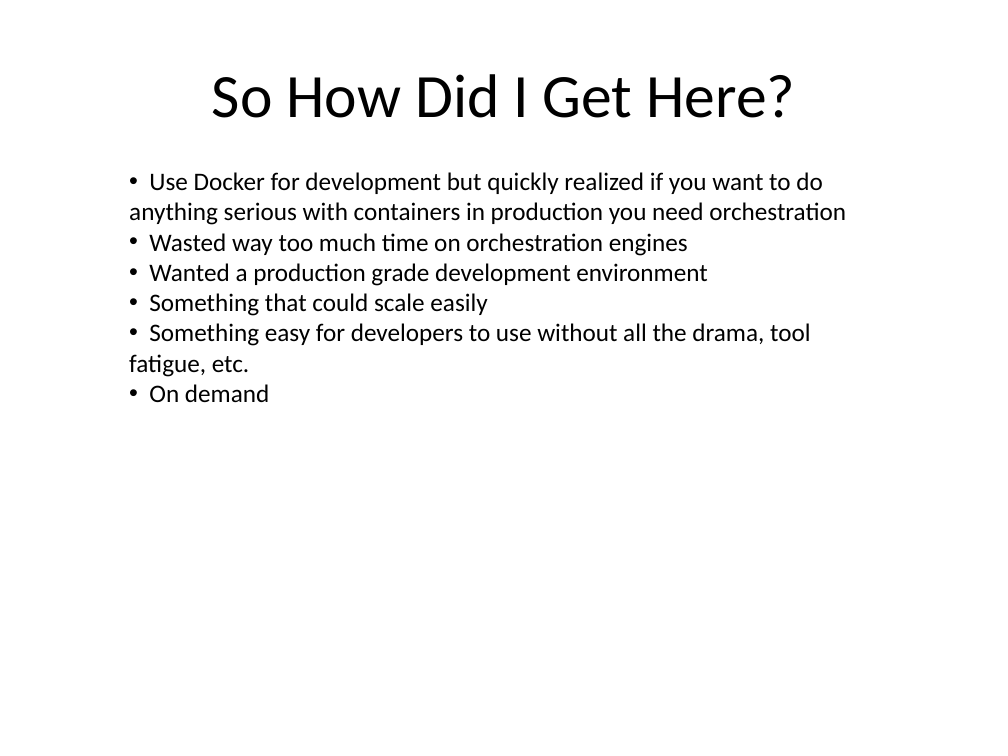
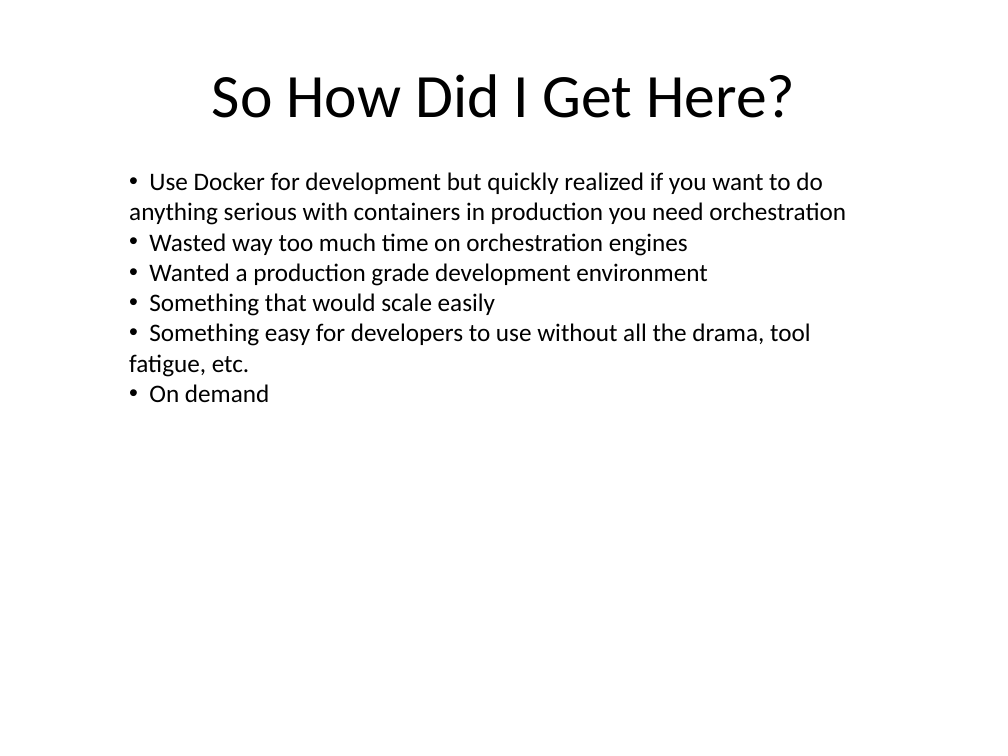
Before and after one commit to kskalvar/aws-eks-cluster-fargate-quickstart, a slide deck: slide 2 of slides/AWS-EKS-Cluster-Fargate-Quickstart.pptx. Drawn at 1008x756 pixels with LibreOffice and Linux fonts; fonts in the diff are those of the drawing; background and template pictures are left out. Boxes give left, top, right and bottom in pixels: in the first picture for what was removed or moved away, otherwise in the second. Text is boxed around its words. In the diff, an @@ line names an element or a change of style, - is before the commit and + after.

```diff
--- a/slides/AWS-EKS-Cluster-Fargate-Quickstart.pptx
+++ b/slides/AWS-EKS-Cluster-Fargate-Quickstart.pptx
@@ text at bbox=[149, 293, 495, 316]: text changed @@
-• Something that could scale easily
+• Something that would scale easily
```
Also in this commit, not shown: 7 other slides changed.
